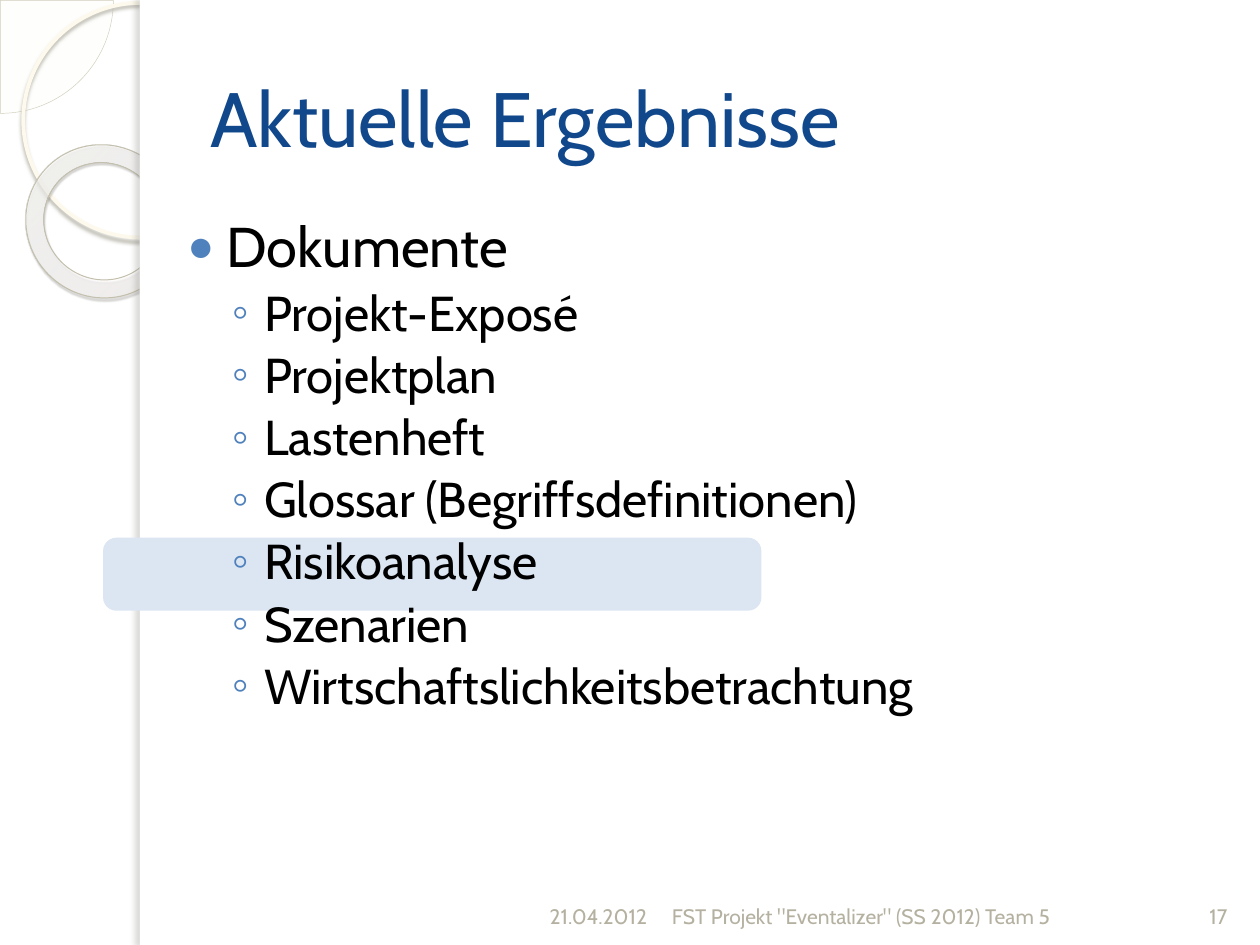
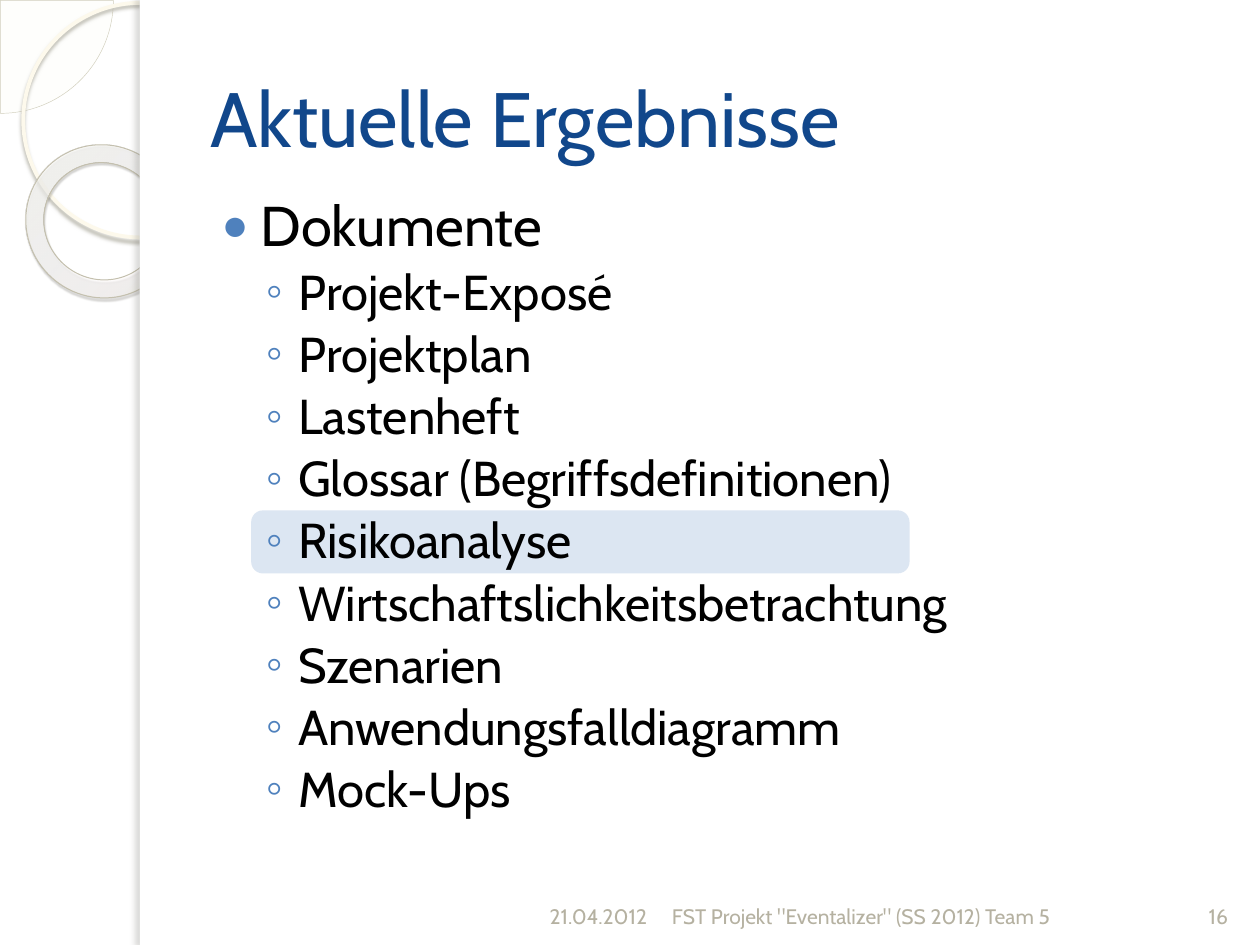
Before and after one commit to silkslostsoul/Eventalizer, a slide deck: slide 16 of Dokumente/Zwischenstand zum 2012-04-21_v2.pptx (slide 17 before the commit). Drawn at 1260x945 pixels with LibreOffice and Linux fonts; fonts in the diff are those of the drawing; background and template pictures are left out. Boxes give left, top, right and bottom in pixels: in the first picture for what was removed or moved away, otherwise in the second. Text is boxed around its words. In the diff, an @@ line names an element or a change of style, - is before the commit and + after.

```diff
--- a/Dokumente/Zwischenstand zum 2012-04-21_v2.pptx
+++ b/Dokumente/Zwischenstand zum 2012-04-21_v2.pptx
@@ text "Dokumente" moved from (x1=226, y1=225, x2=913, y2=715) to (x1=261, y1=204, x2=947, y2=818) @@
@@ rounded rectangle resized from (x1=105, y1=539, x2=760, y2=609) to (x1=253, y1=512, x2=908, y2=571) @@
@@ text at (x1=298, y1=584, x2=947, y2=632): paragraph added @@
+  ◦ Wirtschaftslichkeitsbetrachtung
@@ text at (x1=298, y1=708, x2=840, y2=818): text changed @@
-  ◦ Wirtschaftslichkeitsbetrachtung
+  ◦ Anwendungsfalldiagramm
+  ◦ Mock-Ups
@@ page number at (x1=1209, y1=909, x2=1228, y2=924): text changed @@
-17
+16
```
Also in this commit, not shown: 20 other slides changed, 3 slides removed, 5 other files.
